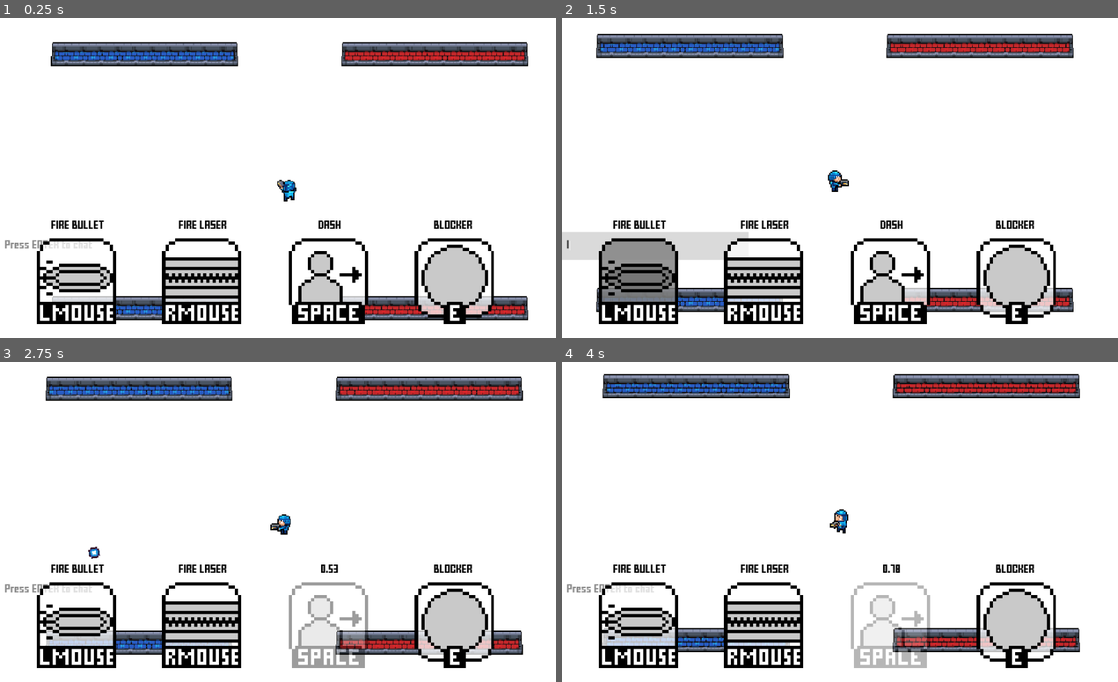
Above: before the commit, frames 1-4 (two rows, left to right).
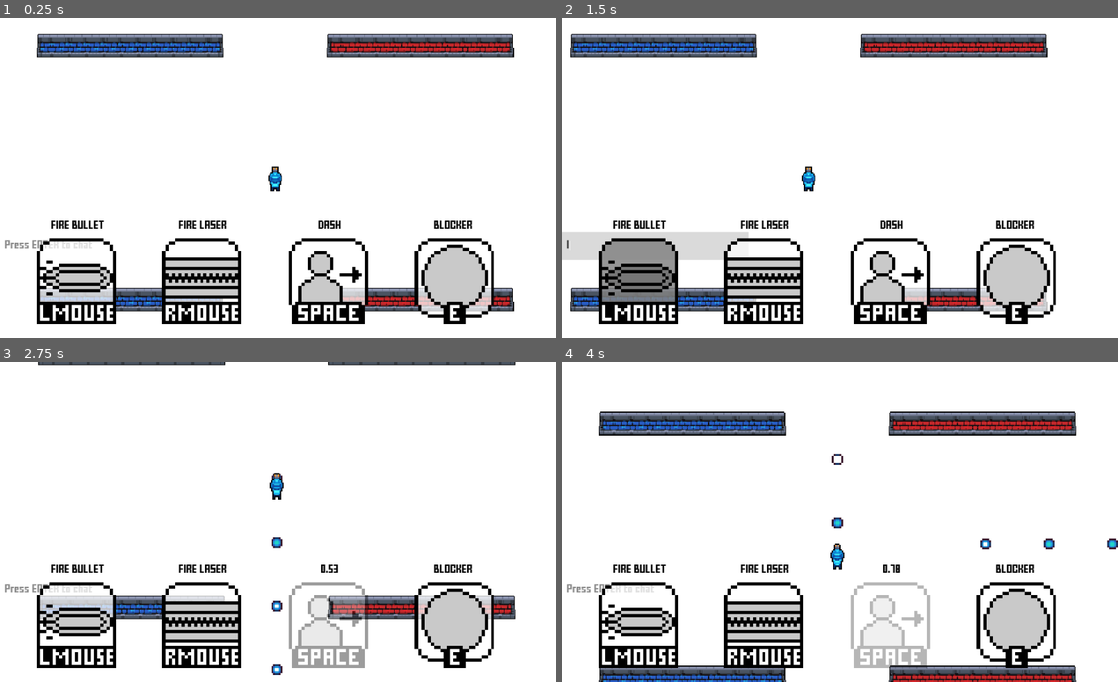
Above: after the commit, the same moments.

Repository: MarshallJDem/SuperCTF
Game: Godot game, scene res://TitleScreen.tscn
The game is run twice, just before and just after one commit, with the same random seed, the same clock (stepped at 60 frames per second) and the same inputs. Sound files missing from this copy of the repository are replaced by a short silence.
Inputs (mouse positions are in pixels of both pictures, inside the frame that each line leads up to):
- Up to frame 1 (0.25 s): no input
- Up to frame 2 (1.5 s): click (656, 245) at 0.52 s; type "12" at 0.6 s; tap Enter at 1.25 s; move the mouse to (962, 162) at 1.27 s; hold Right from 1.28 s (still down); tap L at 1.35 s; click (962, 162) at 1.42 s
- Up to frame 3 (2.75 s): tap Space at 1.52, 2.27 s; move the mouse to (166, 538) at 2.02 s; release Right at 2.03 s; hold Down from 2.03 s (still down); tap Enter at 2.1 s; click (166, 538) at 2.17 s; tap L at 2.3 s
- Up to frame 4 (4 s): move the mouse to (895, 451) at 2.77 s; release Down at 2.78 s; hold Right 2.78-3.53 s; tap 2 at 2.85 s; click (895, 451) at 2.92 s; tap L at 3.05, 3.8 s; move the mouse to (812, 586) at 3.52 s; hold Up from 3.53 s (still down); tap 3 at 3.6 s; click (812, 586) at 3.67 s; tap Space at 3.77 s

The runs differ from the first frame. In frame 1, 11% of the frame differs, in the area x 6-95%, y 4-95%; in frame 2, 5.8%; in frame 3, 12%; in frame 4, 17%, in the area x 6-100%, y 3-100%.
Error in both runs: Invalid get index '0' (on base: 'Dictionary'). (res://GameContent/LineEdit.gd:46)

Commit message:
Added Support for controlling the player using arrow keys rather than mouse.

Diff:
--- a/GameContent/Center_Pivot.gd
+++ b/GameContent/Center_Pivot.gd
@@ -1,16 +1,39 @@
 extends Position2D
 
 func _process(delta):
-	rotate_to_mouse();
-	update_camera_offset();
+	if get_parent().IS_CONTROLLED_BY_MOUSE:
+		rotate_to_mouse();
+		update_camera_offset_from_mouse();
+	else:
+		rotate_to_arrow_keys();
+		update_camera_offset_from_arrow_keys();
 
 # Rotates this pivot point to look at the mouse position
 func rotate_to_mouse():
 	var mpos = get_global_mouse_position();
 	look_at(mpos);
 
+# Rotates this pivot point to look in the direction of the arrow keys
+func rotate_to_arrow_keys():
+	var input = Vector2(0,0);
+	input.x = (1 if Input.is_key_pressed(KEY_RIGHT) else 0) - (1 if Input.is_key_pressed(KEY_LEFT) else 0)
+	input.y = (1 if Input.is_key_pressed(KEY_DOWN) else 0) - (1 if Input.is_key_pressed(KEY_UP) else 0)
+	var imaginary_mouse_pos = get_parent().position + input;
+	look_at(imaginary_mouse_pos);
+
+
 # Determines how far the camera should be offset depending on how far the mouse is from center of viewport
-func update_camera_offset():
+func update_camera_offset_from_mouse():
 	var mpos2 = get_viewport().get_mouse_position();
 	var distance = sqrt(pow(mpos2.x - get_viewport_rect().size.x/2,2) + pow(mpos2.y - get_viewport_rect().size.y/2,2));
 	$'..'.camera_ref.position.x = distance * 0.1;
+
+func update_camera_offset_from_arrow_keys():
+	var input = Vector2(0,0);
+	input.x = (1 if Input.is_key_pressed(KEY_RIGHT) else 0) - (1 if Input.is_key_pressed(KEY_LEFT) else 0)
+	input.y = (1 if Input.is_key_pressed(KEY_DOWN) else 0) - (1 if Input.is_key_pressed(KEY_UP) else 0)
+
+	if input == Vector2.ZERO:
+		$'..'.camera_ref.position.x = 0;
+	else:
+		$'..'.camera_ref.position.x = 100;
--- a/GameContent/Player.gd
+++ b/GameContent/Player.gd
@@ -1,6 +1,7 @@
 extends KinematicBody2D
 
 var control = false;
+var IS_CONTROLLED_BY_MOUSE = false;
 var player_id = 0;
 var team_id = -1;
 const BASE_SPEED = 625;
@@ -110,13 +111,14 @@
 				Globals.player_lerp_time = 150;
 			if event.scancode == KEY_5:
 				Globals.player_lerp_time = 200;
-		elif event is InputEventMouseButton:
+		elif IS_CONTROLLED_BY_MOUSE and event is InputEventMouseButton:
 			if event.button_index == BUTTON_LEFT:
 				if event.pressed: # Click down
 					# Only accepts clicks if we're not aiming a laser
 					if $Laser_Timer.time_left == 0:
 						if $Flag_Holder.get_child_count() == 0:
-							shoot_bullet();
+							if $Shoot_Cooldown_Timer.time_left == 0:
+								shoot_bullet((get_global_mouse_position() - global_position).normalized());
 							sprintEnabled = false;
 						else: # Otherwise drop our flag
 							drop_current_flag($Flag_Holder.get_global_position());
@@ -142,12 +144,15 @@
 	if control:
 		# Don't look around if we're shooting a laser
 		if $Laser_Timer.time_left == 0:
-			look_to_mouse();
+			if IS_CONTROLLED_BY_MOUSE:
+				look_to_mouse();
 		else:
 			speed = AIMING_SPEED * ($Laser_Timer.time_left / $Laser_Timer.wait_time);
-		# Move around as long as we aren't typing in chat
+		# Move & Shoot around as long as we aren't typing in chat
 		if !Globals.is_typing_in_chat:
 			move_on_inputs();
+			if !IS_CONTROLLED_BY_MOUSE:
+				shoot_on_inputs();
 	update();
 	if $Invincibility_Timer.time_left > 0:
 		var t = $Invincibility_Timer.time_left / $Invincibility_Timer.wait_time
@@ -271,8 +276,8 @@
 
 
 # Shoots a bullet shot
-func shoot_bullet():
-	var direction = (get_global_mouse_position() - global_position).normalized()
+func shoot_bullet(direction):
+	$Shoot_Cooldown_Timer.start();
 	bullets_shot = bullets_shot + 1;
 	var bullet_start = position + get_node("Bullet_Starts/" + String($Sprite_Top.frame % $Sprite_Top.hframes)).position;
 	var bullet = spawn_bullet(bullet_start, get_tree().get_network_unique_id(), direction, null);
@@ -347,6 +352,12 @@
 		if Globals.testing:
 			$Teleport_Audio.play();
 
+func shoot_on_inputs():
+	var input = Vector2(0,0);
+	input.x = (1 if Input.is_key_pressed(KEY_RIGHT) else 0) - (1 if Input.is_key_pressed(KEY_LEFT) else 0)
+	input.y = (1 if Input.is_key_pressed(KEY_DOWN) else 0) - (1 if Input.is_key_pressed(KEY_UP) else 0)
+	if $Shoot_Cooldown_Timer.time_left == 0 and input != Vector2.ZERO:
+		shoot_bullet(input);
 
 func _teleport_timer_ended():
 	can_teleport = true;
--- a/GameContent/Player.tscn
+++ b/GameContent/Player.tscn
@@ -127,6 +127,10 @@
 [node name="Shoot_Animation_Timer" type="Timer" parent="."]
 one_shot = true
 
+[node name="Shoot_Cooldown_Timer" type="Timer" parent="."]
+wait_time = 0.2
+one_shot = true
+
 [node name="CollisionShape2D" type="CollisionShape2D" parent="."]
 position = Vector2( -0.0261458, 31.547 )
 rotation = 1.5708
